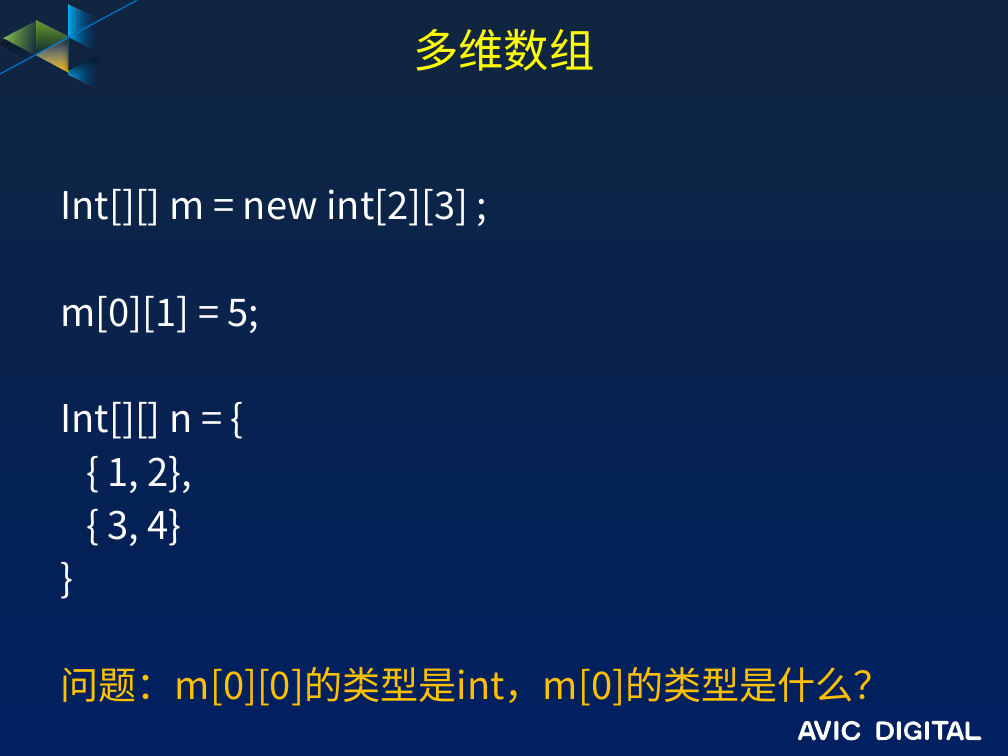
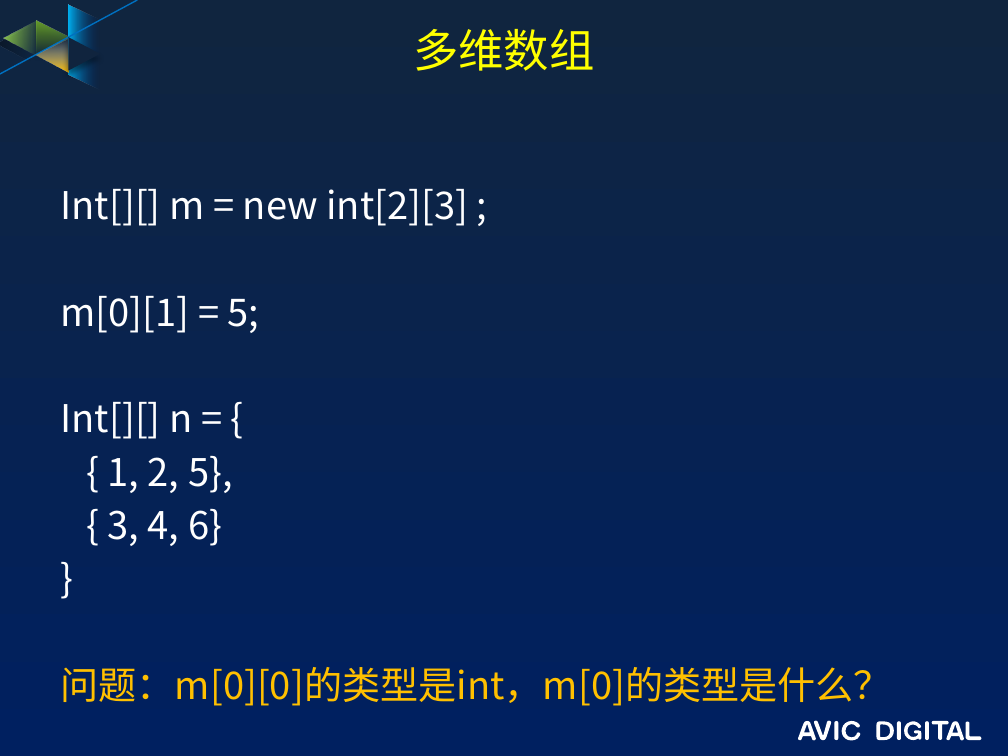
Before and after one commit to guofengzh/java-way, a slide deck: slide 33 of java/docs/01-java-基础.pptx. Drawn at 1008x756 pixels with LibreOffice and Linux fonts; fonts in the diff are those of the drawing; background and template pictures are left out. Boxes give left, top, right and bottom in pixels: in the first picture for what was removed or moved away, otherwise in the second. Text is boxed around its words. In the diff, an @@ line names an element or a change of style, - is before the commit and + after.

```diff
--- a/java/docs/01-java-基础.pptx
+++ b/java/docs/01-java-基础.pptx
@@ text at (107,455,233,546): text changed @@
-{ 1, 2},
-{ 3, 4}
+{ 1, 2, 5},
+{ 3, 4, 6}
```
Also in this commit, not shown: 2 other files.
